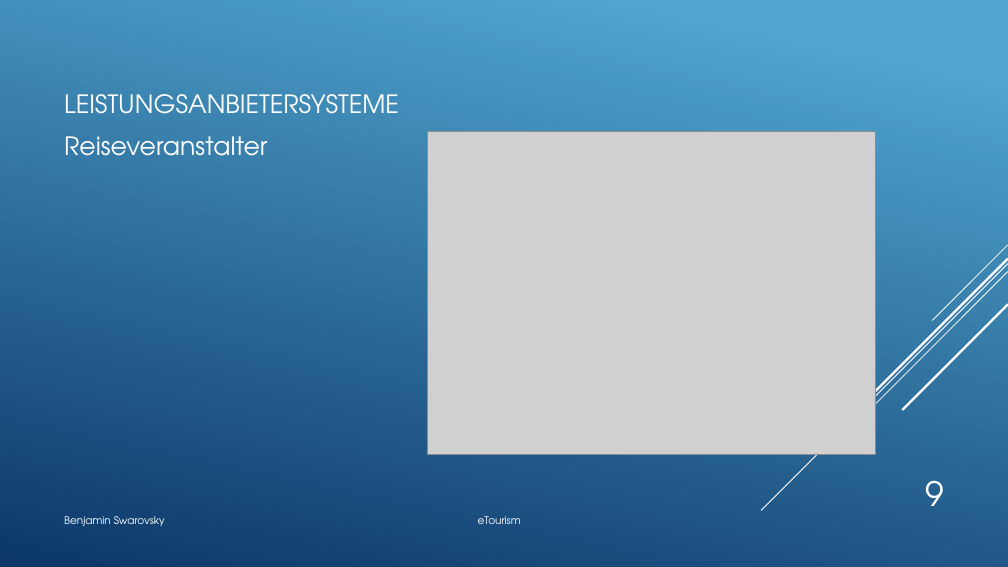
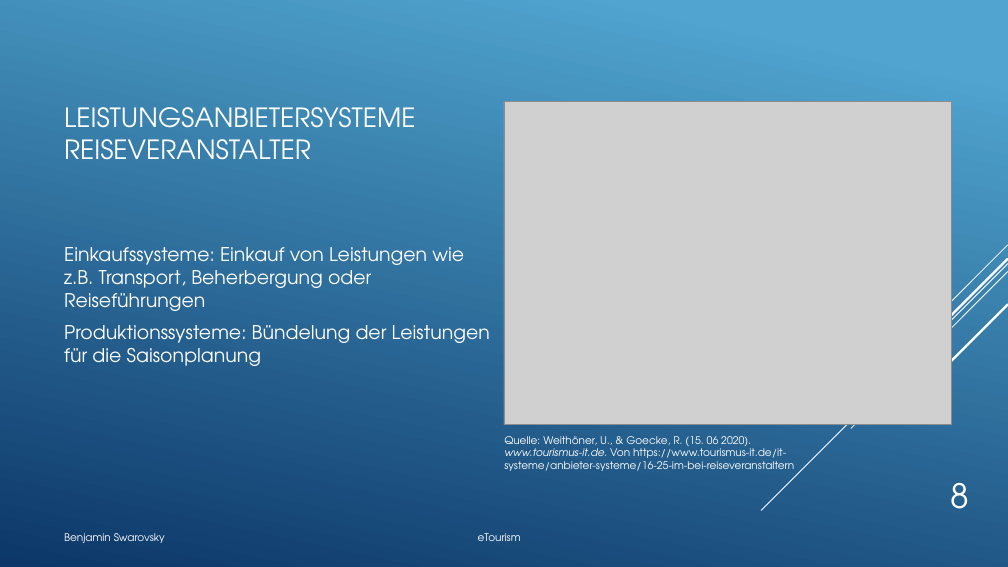
Before and after one commit to BenjaminS01/eTourism, a slide deck: slide 8 of Etourism.pptx (slide 9 before the commit). Drawn at 1008x567 pixels with LibreOffice and Linux fonts; fonts in the diff are those of the drawing; grey boxes stand for pictures. Boxes give left, top, right and bottom in pixels: in the first picture for what was removed or moved away, otherwise in the second. Text is boxed around its words. In the diff, an @@ line names an element or a change of style, - is before the commit and + after.

```diff
--- a/Etourism.pptx
+++ b/Etourism.pptx
@@ title at (64,107,415,160): text changed; size 24 to 25.2 pt @@
-LEISTUNGSANBIETERSYSTEME
+LEISTUNGSANBIETERSYSTEME
+REISEVERANSTALTER
@@ picture: place and size @@
-picture at (428,132,876,454)
+picture at (504,102,952,425)
@@ text at (64,247,490,366): text changed; size 24 to 18 pt @@
-Reiseveranstalter
+Einkaufssysteme: Einkauf von Leistungen wie z.B. Transport, Beherbergung oder Reiseführungen
+Produktionssysteme: Bündelung der Leistungen für die Saisonplanung
@@ text added at (504,436,794,471), 10 pt, text #FFFFFF @@
+Quelle: Weithöner, U., & Goecke, R. (15. 06 2020). www.tourismus-it.de. Von https://www.tourismus-it.de/it-systeme/anbieter-systeme/16-25-im-bei-reiseveranstaltern
@@ page number at (950,482,969,509): text changed @@
-9
+8
@@ text "Benjamin Swarovsky eTourism": place and size @@
-text "Benjamin Swarovsky eTourism" at (64,516,521,526)
+text "Benjamin Swarovsky eTourism" at (64,533,521,543)
```
Also in this commit, not shown: 18 other slides changed, 1 slide added, 1 slide removed.
